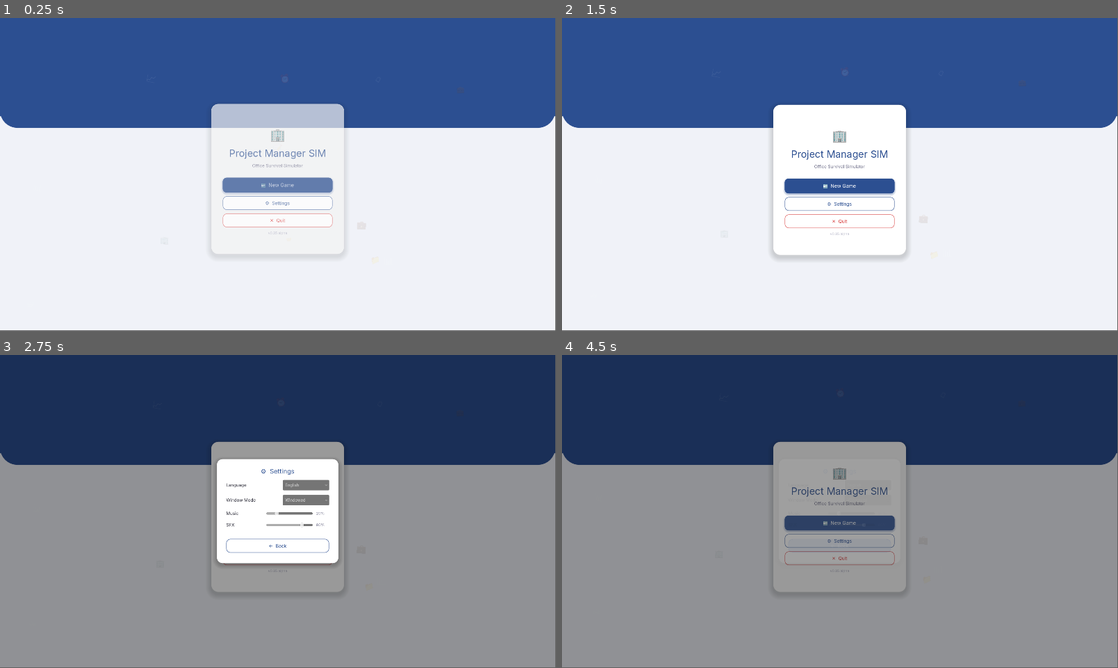
Above: before the commit, frames 1-4 (two rows, left to right).
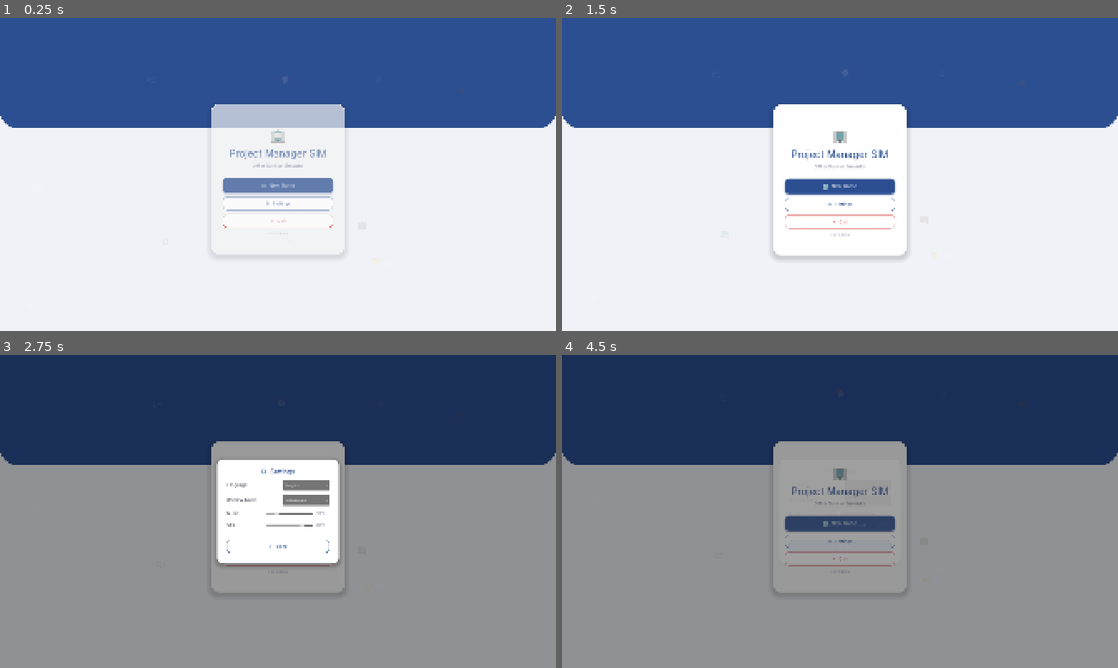
Above: after the commit, the same moments.

Repository: Esca69/project-manager-sim
Game: Godot game, scene res://Scenes/main_menu.tscn
Same seed, same stepped clock (60 frames per second), same inputs: the game is played once before the commit and once after it. Sound files missing from this copy of the repository are replaced by a short silence.
Inputs:
- Up to frame 1 (0.25 s): no input
- Up to frame 2 (1.5 s): click "🆕 New Game" at 0.5 s; click "🆕 New Game" at 1.25 s
- Up to frame 3 (2.75 s): click "⚙ Settings" at 2 s
- Up to frame 4 (4.5 s): click "English" at 2.75 s; click "Windowed" at 3.5 s; click "← Back" at 4.25 s
In our replay, the window is 799x449 before the commit and 800x450 after it. These sizes can differ from the game's own. Grey fills any space a smaller window leaves; there, only what the larger window draws over its background counts as a difference.

The runs differ from the first frame. In frame 1, 0.9% of the frame differs, in the area x 0-100%, y 0-76%; in frame 2, 1.3%; in frame 3, 1.2%; in frame 4, 1.0%.

Commit message:
Bump version to v0.36 and enable canvas stretch
Bump main menu version label from v0.35 to v0.36 alpha. Update project settings: set window/size/mode to 4 and enable window/stretch/mode = "canvas_items" to use canvas-based stretching. Reorder/re-add the "work_is_fun" input action (no behavioral change). Update binary localization files for English and Russian.

Diff:
--- a/Scripts/main_menu.gd
+++ b/Scripts/main_menu.gd
@@ -208,7 +208,7 @@
 
 	# === ВЕРСИЯ ===
 	_version_label = Label.new()
-	_version_label.text = "v0.35 alpha"
+	_version_label.text = "v0.36 alpha"
 	_version_label.add_theme_font_size_override("font_size", 12)
 	_version_label.add_theme_color_override("font_color", Color(0.6, 0.6, 0.7, 0.7))
 	_version_label.horizontal_alignment = HORIZONTAL_ALIGNMENT_CENTER
--- a/project.godot
+++ b/project.godot
@@ -43,7 +43,8 @@
 
 window/size/viewport_width=1920
 window/size/viewport_height=1080
-window/size/mode=3
+window/size/mode=2
+window/stretch/mode="canvas_items"
 
 [input]
 
@@ -94,11 +95,6 @@
 "events": [Object(InputEventKey,"resource_local_to_scene":false,"resource_name":"","device":-1,"window_id":0,"alt_press …(193 unchanged characters)…
 ]
 }
-work_is_fun={
-"deadzone": 0.2,
-"events": [Object(InputEventKey,"resource_local_to_scene":false,"resource_name":"","device":-1,"window_id":0,"alt_pressed":false,"shift_pressed":false,"ctrl_pressed":false,"meta_pressed":false,"pressed":false,"keycode":0,"physical_keycode":84,"key_label":0,"unicode":116,"location":0,"echo":false,"script":null)
-]
-}
 speed_pause={
 "deadzone": 0.2,
 "events": [Object(InputEventKey,"resource_local_to_scene":false,"resource_name":"","device":-1,"window_id":0,"alt_press …(193 unchanged characters)…
@@ -124,6 +120,11 @@
 "events": [Object(InputEventKey,"resource_local_to_scene":false,"resource_name":"","device":-1,"window_id":0,"alt_press …(191 unchanged characters)…
 ]
 }
+work_is_fun={
+"deadzone": 0.2,
+"events": [Object(InputEventKey,"resource_local_to_scene":false,"resource_name":"","device":-1,"window_id":0,"alt_pressed":false,"shift_pressed":false,"ctrl_pressed":false,"meta_pressed":false,"pressed":false,"keycode":0,"physical_keycode":84,"key_label":0,"unicode":116,"location":0,"echo":false,"script":null)
+]
+}
 
 [internationalization]
 
Binary file changed: Localization/translations.en.translation
Binary file changed: Localization/translations.ru.translation
